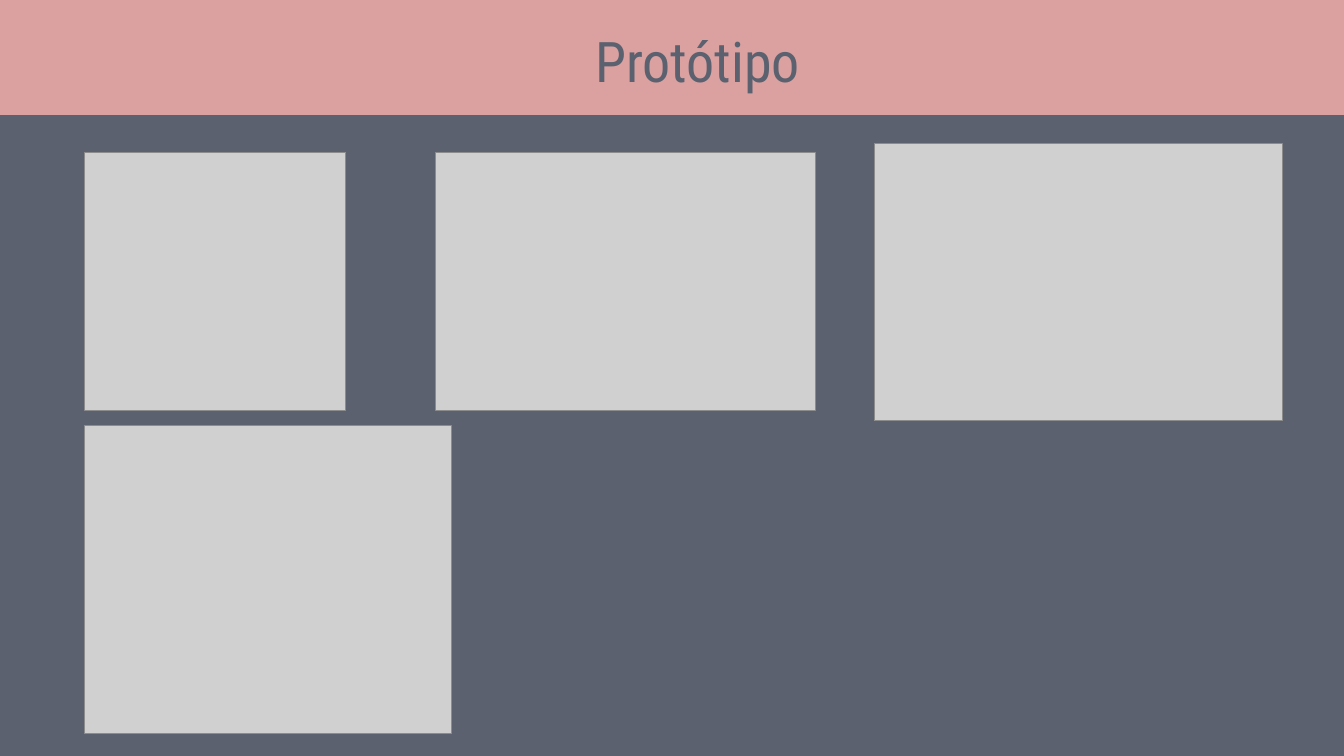
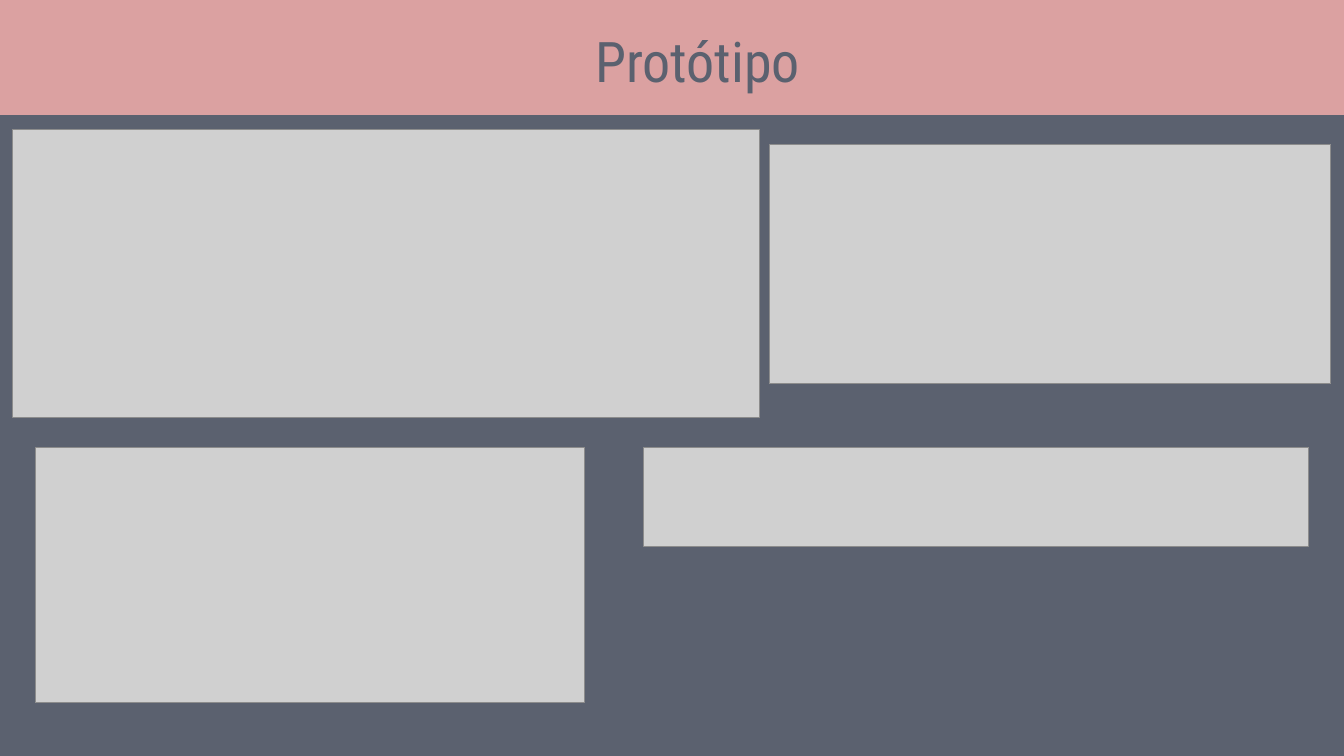
Before and after one commit to caiobarretta/Diet-CSharp, a slide deck: slide 14 of doc/IFSP/Diet-csharp.pptx (slide 11 before the commit). Drawn at 1344x756 pixels with LibreOffice and Linux fonts; fonts in the diff are those of the drawing; grey boxes stand for pictures. Boxes give left, top, right and bottom in pixels: in the first picture for what was removed or moved away, otherwise in the second. Text is boxed around its words. In the diff, an @@ line names an element or a change of style, - is before the commit and + after.

```diff
--- a/doc/IFSP/Diet-csharp.pptx
+++ b/doc/IFSP/Diet-csharp.pptx
@@ picture added at box(13, 129, 759, 417) @@
@@ picture: place and size @@
-picture at box(874, 144, 1282, 421)
+picture at box(769, 144, 1331, 384)
@@ picture removed at box(85, 152, 346, 410) @@
@@ picture removed at box(437, 152, 816, 410) @@
@@ picture: place and size @@
-picture at box(85, 425, 452, 734)
+picture at box(35, 448, 585, 704)
@@ picture added at box(643, 448, 1309, 546) @@
```
Also in this commit, not shown: 3 other slides changed, 3 slides added, 1 other file.
